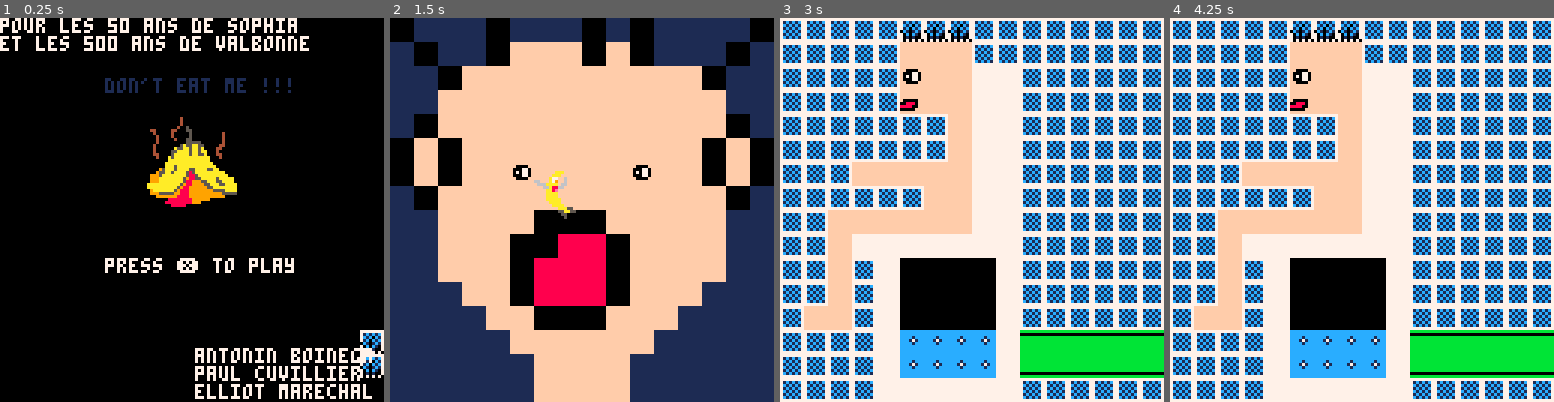
Above: before the commit, frames 1-4 (left to right).
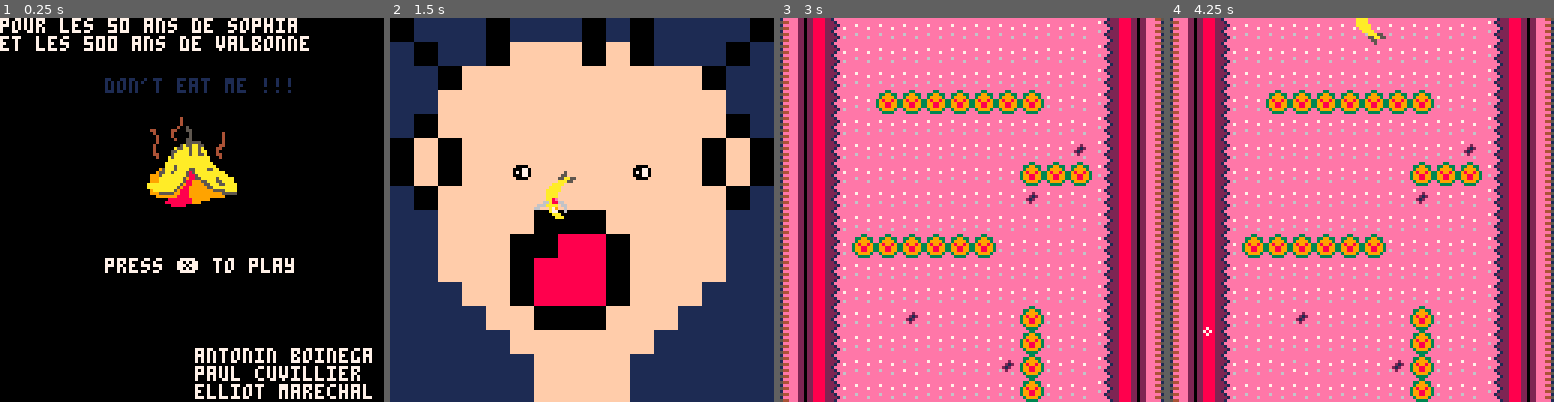
Above: after the commit, the same moments.

Repository: antonono/pico8
Game: PICO-8 cartridge carts/dontEatMe.p8
Same seed, same stepped clock (60 frames per second), same inputs: the game is played once before the commit and once after it.
Inputs:
- Up to frame 1 (0.25 s): no input
- Up to frame 2 (1.5 s): tap X (X key) at 0.33, 1.07 s
- Up to frame 3 (3 s): hold Right 1.6-2.1 s; tap X (X key) at 1.85, 2.97 s; hold Up 2.15-2.42 s; hold Right from 2.47 s (still down)
- Up to frame 4 (4.25 s): release Right at 3.03 s; hold Left 3.08-3.58 s; hold Down 3.63-3.97 s; hold Right from 4.02 s (still down); tap X (X key) at 4.08 s

The runs differ from the first frame. In frame 1, 0.5% of the frame differs, in the area x 93-100%, y 81-94%; in frame 2, 0.5%; in frame 3, 100%, in the area x 0-100%, y 0-100%; in frame 4, 100%.

Commit message:
Beaucoup de truc en plus

Diff:
--- a/carts/dontEatMe.p8
+++ b/carts/dontEatMe.p8
@@ -18,7 +18,16 @@
 	x=0,
 	y=0
 }
-music(1)
+poisson = {
+	x=70,
+	y=90,
+	anim=nil
+}
+bienjoue = false
+endendtime = 0
+music(0)
+monte = true
+descend = false
 cpt = 0
 menu = true
 transition1=false
@@ -29,6 +38,8 @@
 finishroom = false
 transition = false
 thistime = 0
+changedirectiontime = 0
+avanceennemitime = 0
 endtime = 0
 
 p_map_secondroom = {
@@ -50,6 +61,31 @@
 allowance=28
 
 function controls()
+	if (poisson.anim == "avancer") and finalroom then
+		poisson.x -= 0.03
+	end
+	if (p.anim == "respirer") and finalroom then
+		if monte then
+			p.y -= 0.1
+			if p.y < 79 then
+				descend = true
+				monte=false
+			end
+		end
+		if descend then
+			p.y += 0.1
+			if p.y > 85 then
+				monte = true
+				descend=false
+			end
+		end
+	end
+	if (p.anim == "fall") and finalroom then
+		p.y += 0.3
+	end
+  if (p.anim=="right") and finalroom then
+		p.x += 0.2
+	end
 	if (hit(p.x+4, p.y+15, 1, 1, 4) and firstroom) or (hit(p.x+10, p.y+15, 1, 1, 4) and firstroom) then
 		initmenu()
 	end
@@ -58,6 +94,7 @@
 			secondroom = false
 			transition = true
 			premierefois=true
+			finishroom=true
 		end
 		if (btn(2)) then
 			if (p.y-cam.y<(64-allowance)) then
@@ -140,6 +177,9 @@
 	transition = false
 	texttransition1=false
 	texttransition2=false
+	poisson.x=70
+	poisson.y=90
+	bienjoue = false
 	cpt=0
 	background.x = 0
 	background.y = 0
@@ -154,11 +194,11 @@
 function initfirstroom()
 	menu = false
 	transition1 = false
-	firstroom = false
+	firstroom = true
 	secondroom = false
 	transition = false
-	finishroom = true
-	premierefois = true
+	finishroom = false
+	premierefois = false
 	finalroom = false
 	texttransition1=false
 	texttransition2=false
@@ -190,6 +230,10 @@
 		return anim(p.fly_in_fall)
 	elseif(p.anim == "flap") then
 		return anim(p.flap)
+	elseif(p.anim == "right") then
+	  return anim(p.flap)
+	elseif(p.anim == "respirer") then
+		return anim(p.flap)
 	end
 end
 
@@ -274,9 +318,34 @@
 		controls()
 		autofall()
 		end
-		if(p.y) > 104 then
+		if(p.y) > 104 and not premierefois then
 			finishroom = false
+			premierefois = true
 			finalroom = true
+		end
+	end
+	if finalroom then
+		thistime = time()
+		if(thistime > changedirectiontime) and p.anim  != "respirer" then
+			p.anim="fall"
+		end
+		if(thistime > endtime) then
+			p.anim="respirer"
+		end
+		if(thistime > avanceennemitime) and p.anim == "respirer" then
+			poisson.anim="avancer"
+			if(poisson.x <= p.x+5.9) then
+			bienjoue = true
+			premierefois = true
+			finalroom = false
+			end
+		end
+		controls()
+	end
+	if bienjoue then
+		thistime = time()
+		if(thistime > endtime) and not premierefois then
+			initmenu()
 		end
 	end
 end
@@ -298,7 +367,7 @@
 	elseif transition1 then
 		camera(cam.x,cam.y)
 		map(32,16,background.x,background.y,16,16)
-		spr(anim_player(),p.x,p.y,2,2,true)
+		spr(anim_player(),p.x,p.y,2,2,true,true)
 	elseif texttransition1 then
 		camera(cam.x,cam.y)
 		map(32,32,background.x,background.y,16,16)
@@ -349,10 +418,48 @@
 		spr(117,56,72)
 		spr(117,62,72)
 	elseif finalroom then
+		if premierefois then
+			p.x=0
+			p.y=50
+			p.anim="right"
+			changedirectiontime = time() + 6.4
+			endtime = time () + 9.4
+			premierefois = false
+		end
 		camera(0,0)
 		background.x = 0
 		background.y = 0
 		map(32,0,background.x,background.y,16,16)
+		spr(anim_player(),p.x,p.y,2,2,true)
+		spr(8,poisson.x,poisson.y,2,2)
+		spr(14,poisson.x+16,poisson.y,2,2)
+		spr(76,0,50)
+		spr(76,8,50)
+		spr(76,16,50)
+		spr(76,24,50)
+		spr(115,32,50)
+		spr(76,0,58)
+		spr(76,8,58)
+		spr(76,16,58)
+		spr(76,24,58)
+		spr(115,32,58)
+	elseif bienjoue then
+	if premierefois then
+		endtime = time() + 5
+		premierefois = false
+	end
+		camera(0,0)
+		background.x = 0
+		background.y = 0
+		map(16,48,background.x,background.y,16,16)
+		spr(anim_player(),50,32,2,2)
+		print("felicitations vous avez",10,55)
+		print("gagne",50,62)
+		print("moral de l'histoire un jour",10,69)
+		print("on se fera tous manger sauf",10,76)
+		print("les lieux et ville",10,83)
+		print("comme valbonne ou bien",10,90)
+		print("sophia antipolis",10,97)
 	end
 end
 
@@ -500,8 +607,8 @@
 4253447070707070704545454547435271715f757575757575757171717171716f6f6f6f546f6f6f6f6f6f6f6f6f6f6f5f5f5f5f5f5f5f5f5f5f5f5f5f5f5f5f5f4f6b61617261616161616161616161616161616161616161616161616161616161616161616172616161617261616161616161616161616261616161615d4d
 4253444545454545454545454547435271715f7175002f0000757171717171716f6f6f6f6f6f6f6f6f6f6f6f6f6f6f6f5f5f5f5f5f5f5f5f5f5f5f5f5f5f5f5f5f4f6b61616161616161726161616161616161626161616161616161616172616161616161616161616161616161616161616161616161616161616161615d4d
 4253444545454545454545454547435271715f7175002f000075717171717171414141414141414141414141414141415f5f5f5f5f5f5f5f5f5f5f5f5f5f5f5f5f4f6b61686961616261616161617261616161616869616161617261626161616161726161616161616261616161686961616161616261616168696172615d4d
-42534445455545454545704545474352715f5f7175000000007571717171717141414141414141414108090e0f4141415f5f5f5f5f5f5f5f5f5f5f5f5f5f5f5f5f4f6b61787961616161616161626161616161617879616261616161616161616161616161616161616161616161787961616161616161616178796161615d4d
-42534445454545454545704545474352717171717541414141754a4a4a4a4a4a41414141414141414118191e1f4141415f5f5f5f5f5f5f5f5f5f5f5f5f5f5f5f5f4f5c5e5e5e5e5e5e5e5e5e5e5e5e5e5e5e5e5e5e5e5e5e5e5e5e5e5e5e5e5e5e5e5e5e5e5e5e5e5e5e5e5e5e5e5e5e5e5e5e5e5e5e5e5e5761616161615d4d
+42534445455545454545704545474352715f5f71750000000075717171717171414141414141414141414141414141415f5f5f5f5f5f5f5f5f5f5f5f5f5f5f5f5f4f6b61787961616161616161626161616161617879616261616161616161616161616161616161616161616161787961616161616161616178796161615d4d
+42534445454545454545704545474352717171717541414141754a4a4a4a4a4a414141414141414141414141414141415f5f5f5f5f5f5f5f5f5f5f5f5f5f5f5f5f4f5c5e5e5e5e5e5e5e5e5e5e5e5e5e5e5e5e5e5e5e5e5e5e5e5e5e5e5e5e5e5e5e5e5e5e5e5e5e5e5e5e5e5e5e5e5e5e5e5e5e5e5e5e5e5761616161615d4d
 42534445454645454555704545474352717171717541414141757a7a7a7a7a7a414141414141414141414141414141415f5f5f5f5f5f5f5f5f5f5f5f5f5f5f5f5f505a5a5a5a5a5a5a5a5a5a5a5a5a5a5a5a5a5a5a5a5a5a5a5a5a5a5a5a5a5a5a5a5a5a5a5a5a5a5a5a5a5a5a5a5a5a5a5a5a5a5a5a5a5a6661617261615d4d
 4253444545454545454570454547435271717171757575757575717171717171414141414141414141414141414141415f5f5f5f5f5f5f5f5f5f5f5f5f5f5f5f5f604e4e4e4e4e4e4e4e4e4e4e4e4e4e4e4e4e4e4e4e4e4e4e4e4e4e4e4e4e4e4e4e4e4e4e4e4e4e4e4e4e4e4e4e4e4e4e4e4e4e4e4e4e4e6661616161615d4d
 425344704545704545457045454743523f00003f3f00000000000000000000002f6f6f6f2f6f6f6f2f6f2f6f6f6f6f2f5f5f5f5f5f5f5f5f5f5f5f5f5f5f5f5f5f4f5c4b4b4b4b4b4b4b4b4b4b4b4b4b4b4b4b4b4b4b4b4b4b4b4b4b4b4b4b4b4b4b4b4b4b4b4b4b4b4b4b4b4b4b4b4b4b4b4b4b4b4b4b4b6761616161615d4d
@@ -517,8 +624,8 @@
 425344454545454570454545454743523f00000000002f2f3f3f3f3f3f0000006f6f5f5f5f2f5151512f5f5f5f5f6f6f5f5f5f5f5f5f5f5f5f5f5f5f5f5f5f5f5f4f6b7261616161654b4b4b4b4b4b4b4b4b4b4b4b4b4b4b4b4b4b4b4b4b4b4b4b4b4b4b4b4b4b4b4b4b4b4b4b4b4b4b4b4b4b4b4b4b4b4b4b4b4b4b4b4b5c4d
 425344454545454570455545454743523f0000000000000000000000000000006f6f6f5f5f2f5151512f5f5f5f6f6f6f5f5f5f5f5f5f5f5f5f5f5f5f5f5f5f5f5f4f6b61616161616161616161616172616161616161616161616161616869616161616161626161616161616161616161616161616161616161616161615d4d
 425344454545454570454545454743523f0000000000000000000000000000006f6f6f6f5f5f2f2f2f5f5f5f6f6f6f6f5f5f5f5f5f5f5f5f5f5f5f5f5f5f5f5f5f4f6b61616161616161616161616162616161616161616161616161617879616161616161616161616261616161616161616161616161616161616161615d4d
-425344454545454570454545454743523f00000000000000000000000000002e6f6f6f6f6f5f5f5f5f5f5f6f6f6f6f6f5f5f5f5f5f5f5f5f5f5f5f5f5f5f5f5f5f4f6b61616161616161616161616161616161616161626161616161616161616161616161616161616161616161616161616162616161616161616161615d4d
-425344454545454570454545454743523f00000000000000000000000000002e6f6f6f6f6f6f5f5f5f5f6f6f6f6f6f6f5f5f5f5f5f5f5f5f5f5f5f5f5f5f5f5f5f4f6b61616161616161616161616261616161616161616161726161616161616161616161616161616161616161616161616161726161616161616161615d4d
+425344454545454570454545454743523f00000000000000000000000000002f6f6f6f6f6f5f5f5f5f5f5f6f6f6f6f6f5f5f5f5f5f5f5f5f5f5f5f5f5f5f5f5f5f4f6b61616161616161616161616161616161616161626161616161616161616161616161616161616161616161616161616162616161616161616161615d4d
+425344454545454570454545454743523f00000000000000000000000000002f6f6f6f6f6f6f5f5f5f5f6f6f6f6f6f6f5f5f5f5f5f5f5f5f5f5f5f5f5f5f5f5f5f4f6b61616161616161616161616261616161616161616161726161616161616161616161616161616161616161616161616161726161616161616161615d4d
 425344454545454570454545454743523f3f3f3f3f3f3f3f3f3f3f3f3f3f3f3f6f6f6f6f6f6f5f5f5f5f6f6f6f6f6f6f5f5f5f5f5f5f5f5f5f5f5f5f5f5f5f5f5f4f6b61686961616161616161616161616161616869616161616161616161616161616168697261616161616161686961616161616161616168696161615d4d
 
 
Not shown, changed: 20 lines of the sprite sheet (__gfx__) section of carts/dontEatMe.p8
Not shown, added: carts/dontEatMe.zip
